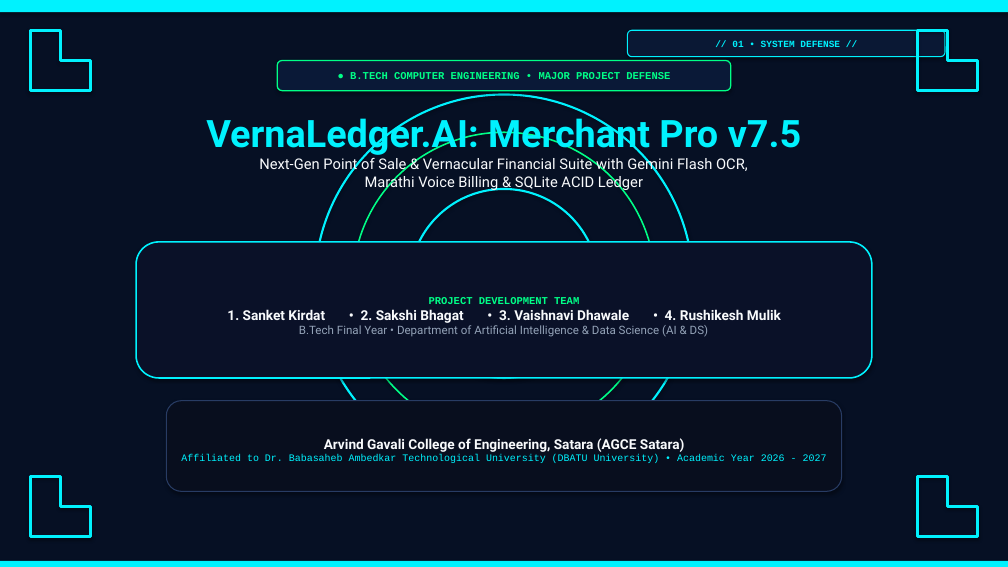
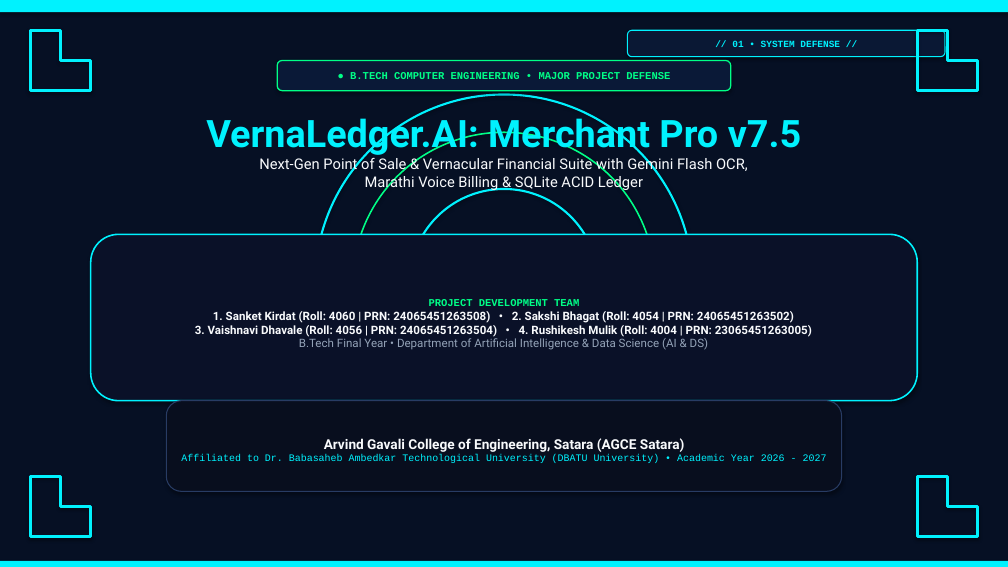
Before and after one commit to sanketkirdat08-cmd/vernaledger-ai, a slide deck: slide 1 of VERNALEDGER_AI_MERCHANT_PRO_PRESENTATION.pptx. Drawn at 1008x567 pixels with LibreOffice and Linux fonts; fonts in the diff are those of the drawing. Boxes give left, top, right and bottom in pixels: in the first picture for what was removed or moved away, otherwise in the second. Text is boxed around its words. In the diff, an @@ line names an element or a change of style, - is before the commit and + after.

Commit message:
docs(team): update official Roll No and PRN No for all 4 team members across all project documents, presentations, PDFs, UI badges, README, and AI dossier

```diff
--- a/VERNALEDGER_AI_MERCHANT_PRO_PRESENTATION.pptx
+++ b/VERNALEDGER_AI_MERCHANT_PRO_PRESENTATION.pptx
@@ rounded rectangle "PROJECT DEVELOPMENT TEAM": place and size @@
-rounded rectangle "PROJECT DEVELOPMENT TEAM" at <box>136,242,872,378</box>
+rounded rectangle "PROJECT DEVELOPMENT TEAM" at <box>91,234,917,401</box>
@@ text in rounded rectangle at <box>195,311,812,337</box>: text changed; size 13 to 11 pt @@
-1. Sanket Kirdat • 2. Sakshi Bhagat • 3. Vaishnavi Dhawale • 4. Rushikesh Mulik
+1. Sanket Kirdat (Roll: 4060 | PRN: 24065451263508) • 2. Sakshi Bhagat (Roll: 4054 | PRN: 24065451263502)
+3. Vaishnavi Dhavale (Roll: 4056 | PRN: 24065451263504) • 4. Rushikesh Mulik (Roll: 4004 | PRN: 23065451263005)
```
Also in this commit, not shown: 1 other slide changed, 27 other files.
